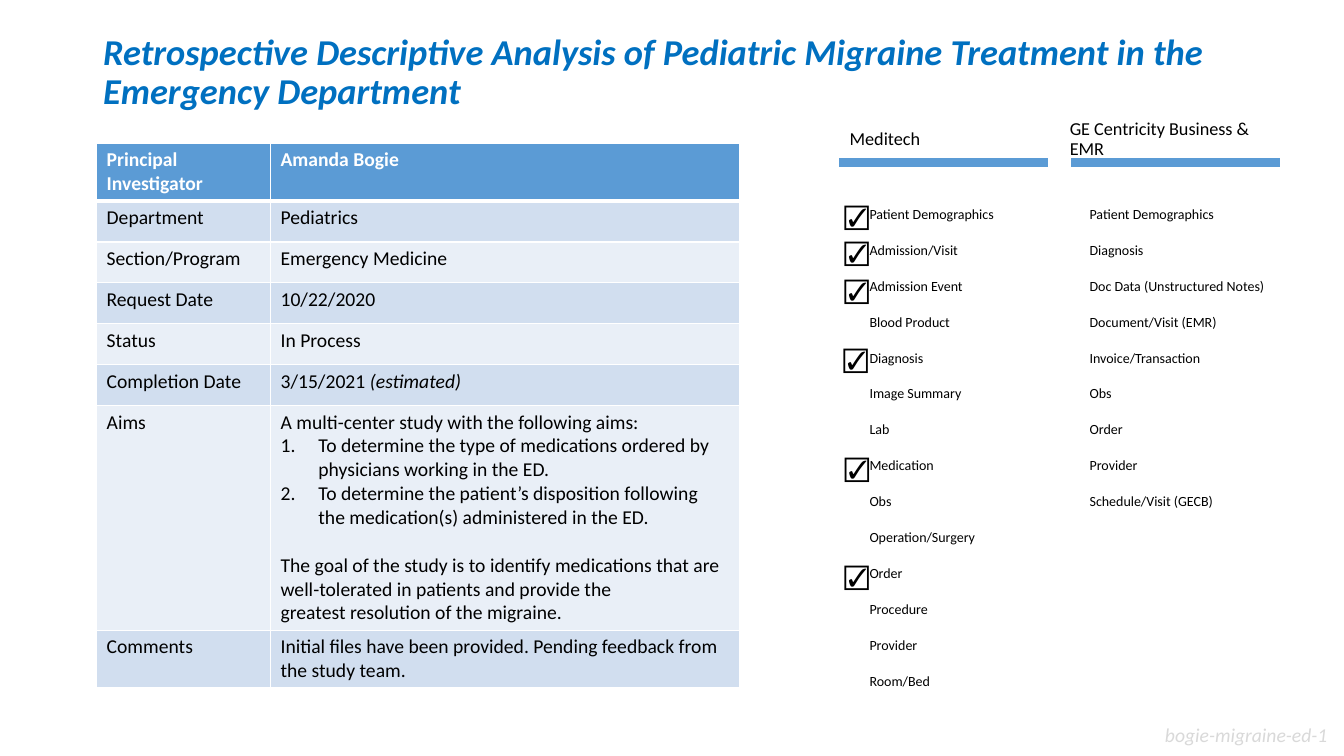
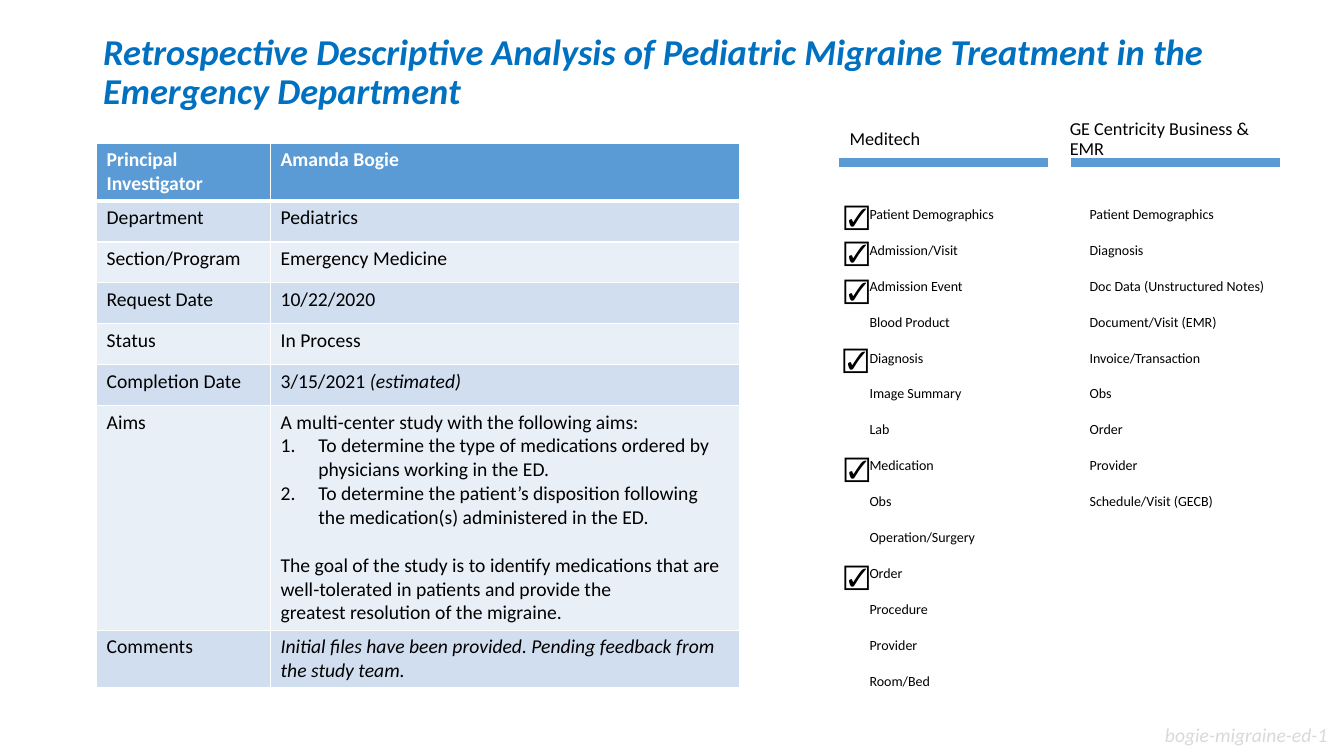
Before and after one commit to OuhscBbmc/prairie-outpost-public, a slide deck: slide 18 of publications/presentation-2021-03-aac/crdw-2021-03.pptx. Drawn at 1344x756 pixels with LibreOffice and Linux fonts; fonts in the diff are those of the drawing. Boxes give left, top, right and bottom in pixels: in the first picture for what was removed or moved away, otherwise in the second. Text is boxed around its words. In the diff, an @@ line names an element or a change of style, - is before the commit and + after.

```diff
--- a/publications/presentation-2021-03-aac/crdw-2021-03.pptx
+++ b/publications/presentation-2021-03-aac/crdw-2021-03.pptx
@@ table at [97, 143, 740, 684] @@
@@ italic on in "Initial files have been provided. Pending feedback ..." @@
```
Also in this commit, not shown: 16 other slides changed, 3 slides added.
